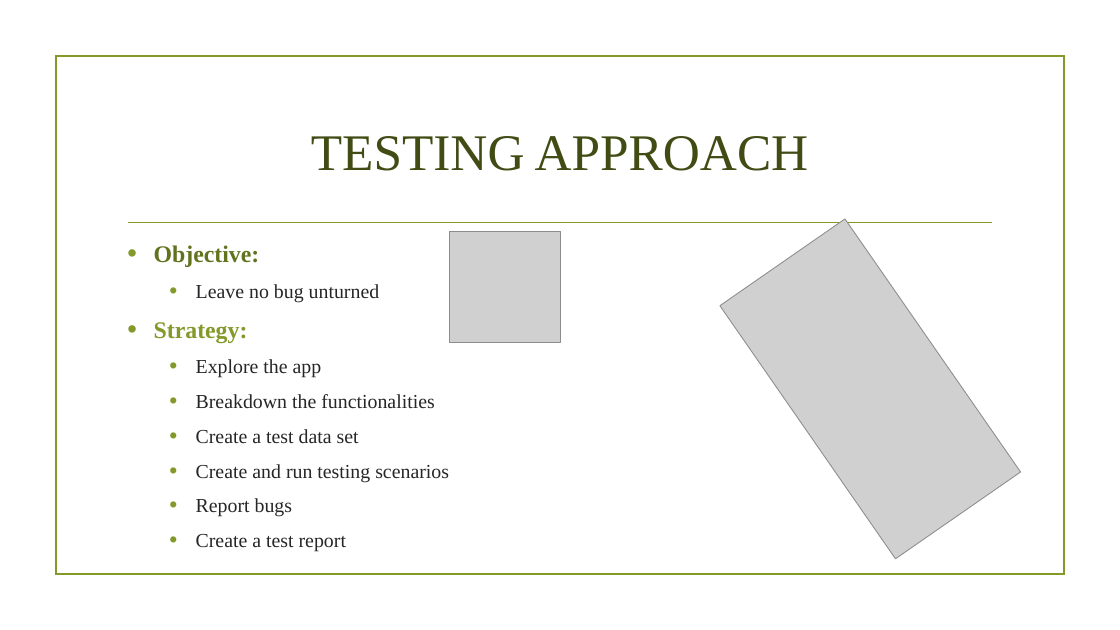
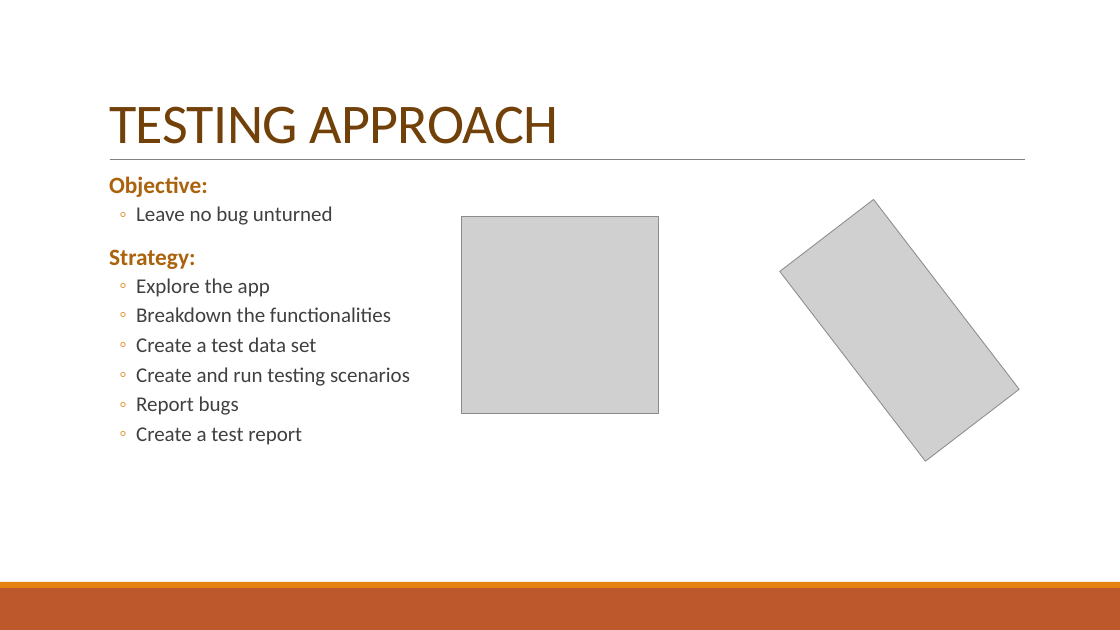
Before and after one commit to corinaradu/siit-testing, a slide deck: slide 3 of final-project/virtual-cards/virtual-cards.pptx. Drawn at 1120x630 pixels with LibreOffice and Linux fonts; fonts in the diff are those of the drawing; grey boxes stand for pictures; background and template pictures are left out. Boxes give left, top, right and bottom in pixels: in the first picture for what was removed or moved away, otherwise in the second. Text is boxed around its words. In the diff, an @@ line names an element or a change of style, - is before the commit and + after.

```diff
--- a/final-project/virtual-cards/virtual-cards.pptx
+++ b/final-project/virtual-cards/virtual-cards.pptx
@@ title "TESTING APPROACH": place and size @@
-title "TESTING APPROACH" at box(311, 136, 809, 171)
+title "TESTING APPROACH" at box(109, 106, 558, 144)
@@ title "TESTING APPROACH" at box(109, 106, 558, 144): size 44 to 48 pt, font Times New Roman to Calibri, text colour #414D15 to #724209, letter spacing 0 to -0.5 pt; alignment centre to left; line spacing 1 to 0.85; vertical alignment middle to bottom @@
@@ rectangle removed at box(55, 56, 1064, 575) @@
@@ text "Objective:": place and size @@
-text "Objective:" at box(154, 245, 449, 552)
+text "Objective:" at box(109, 176, 410, 445)
@@ text "Objective:" at box(109, 176, 410, 445): size 20.4 to 20 pt in "Objective:", "Strategy:"; font Times New Roman to Calibri; text colour #62731F to #AB620D in "Objective:"; size 17 to 18 pt, text colour #262626 to #404040 in "Leave no bug unturned", "Explore the app", "Breakdown the functionalities", "Create a test data set" and 3 more places; text colour #83992A to #AB620D in "Strategy:"; bullet • to  ; line spacing 1 to 0.9; more space between paragraphs; bullet colour #83992A to #E48312; bullet • to ◦; less space between paragraphs @@
@@ line moved from (129, 223) - (992, 223) to (110, 160) - (1026, 160) @@
@@ line (110, 160) - (1026, 160): stroke #83992A 1.25 pt to #808080 0.5 pt @@
@@ picture at box(780, 200, 1019, 462): rotation 55 to 52 degrees @@
@@ picture: place and size @@
-picture at box(450, 232, 560, 343)
+picture at box(461, 217, 658, 413)
@@ rectangle added at box(0, 588, 1120, 630), fill #BD582C @@
@@ rectangle added at box(0, 582, 1120, 588), fill #E48312 @@
```
Also in this commit, not shown: 3 other slides changed, 5 slides added, 1 slide removed, 16 other files.
